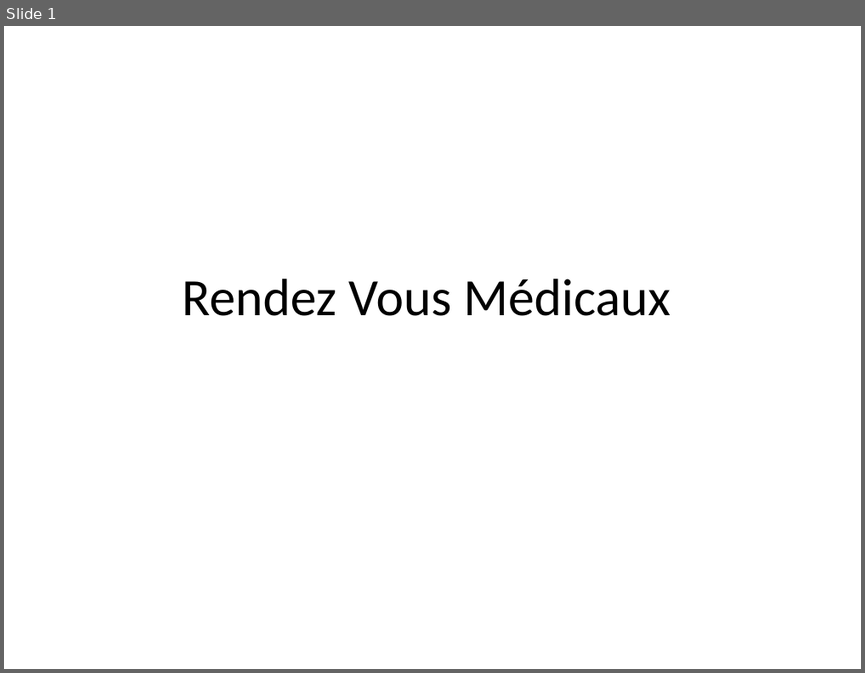
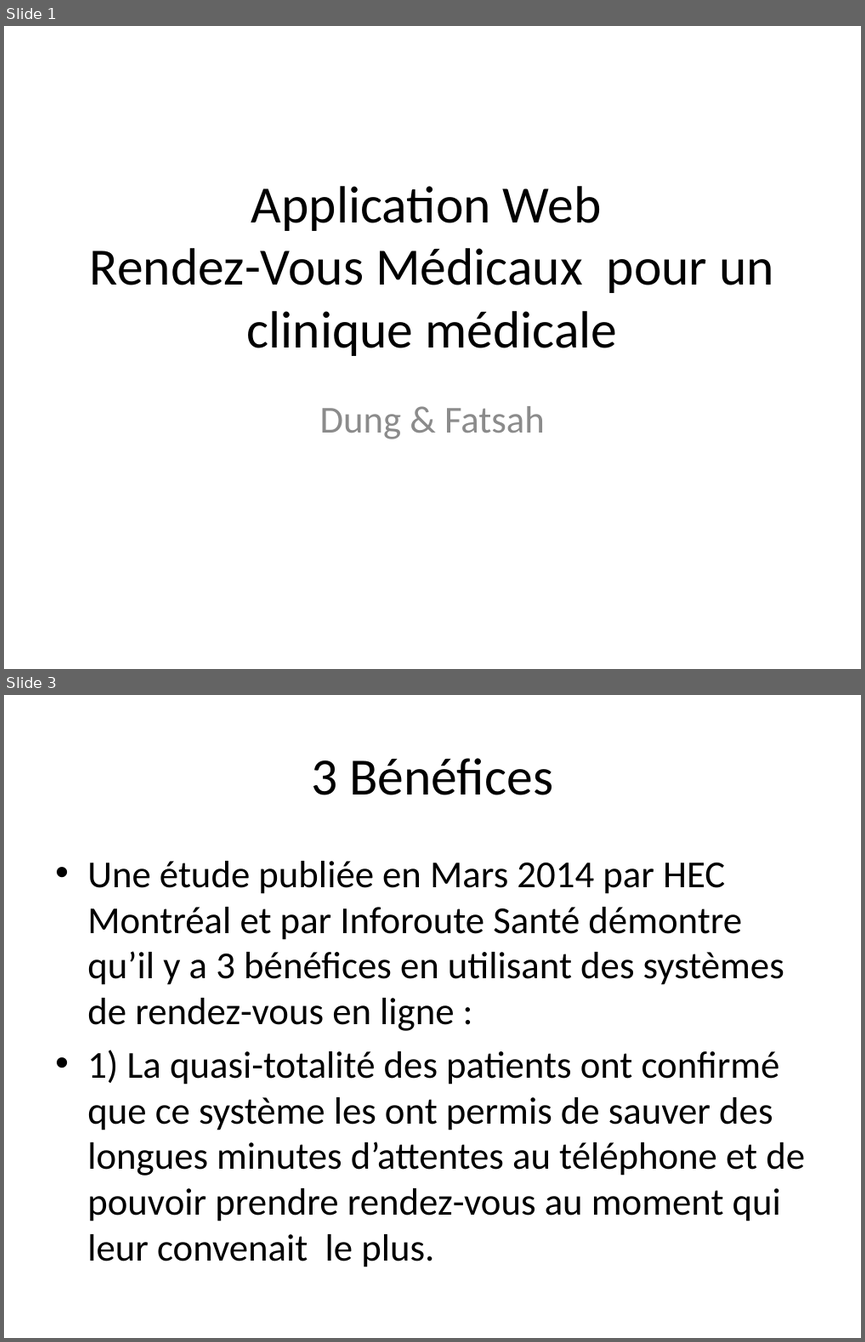
Before and after one commit to onlyad9/CBdeB_S5_PRJ_Demo, a slide deck: RendezVousMédicaux.pptx. Shown one above the other, each under a label of ours: slide 1 before the commit, slides 1 and 3 after it; the slides between them are not shown. The pictures are 865x673 and 865x1342 pixels, drawn with LibreOffice and Linux fonts; fonts in the diff are those of the drawing. Boxes give left, top, right and bottom in pixels: in the first picture for what was removed or moved away, otherwise in the second. Text is boxed around its words. In the diff, an @@ line names an element or a change of style, - is before the commit and + after.

```diff
--- a/RendezVousMédicaux.pptx
+++ b/RendezVousMédicaux.pptx
@@ slide 3 added at [4, 695, 861, 1338], background #FFFFFF @@
@@ title added at [311, 758, 553, 795], 44 pt, text #000000 @@
+3 Bénéfices
@@ text added at [87, 861, 805, 1267], 32 pt, text #000000 @@
+• Une étude publiée en Mars 2014 par HEC Montréal et par Inforoute Santé démontre qu’il y a 3 bénéfices en utilisant des systèmes de rendez-vous en ligne :
+• 1) La quasi-totalité des patients ont confirmé que ce système les ont permis de sauver des longues minutes d’attentes au téléphone et de pouvoir prendre rendez-vous au moment qui leur convenait le plus.
@@ slide 1 changed as well @@
@@ title at [90, 186, 774, 356]: text changed @@
-Rendez Vous Médicaux
+Application Web
+Rendez-Vous Médicaux pour un clinique médicale
@@ subtitle added at [320, 406, 545, 439], 32 pt, text #8C8C8C @@
+Dung & Fatsah
```
Also in this commit, not shown: 9 other slides added, 4 other files.
